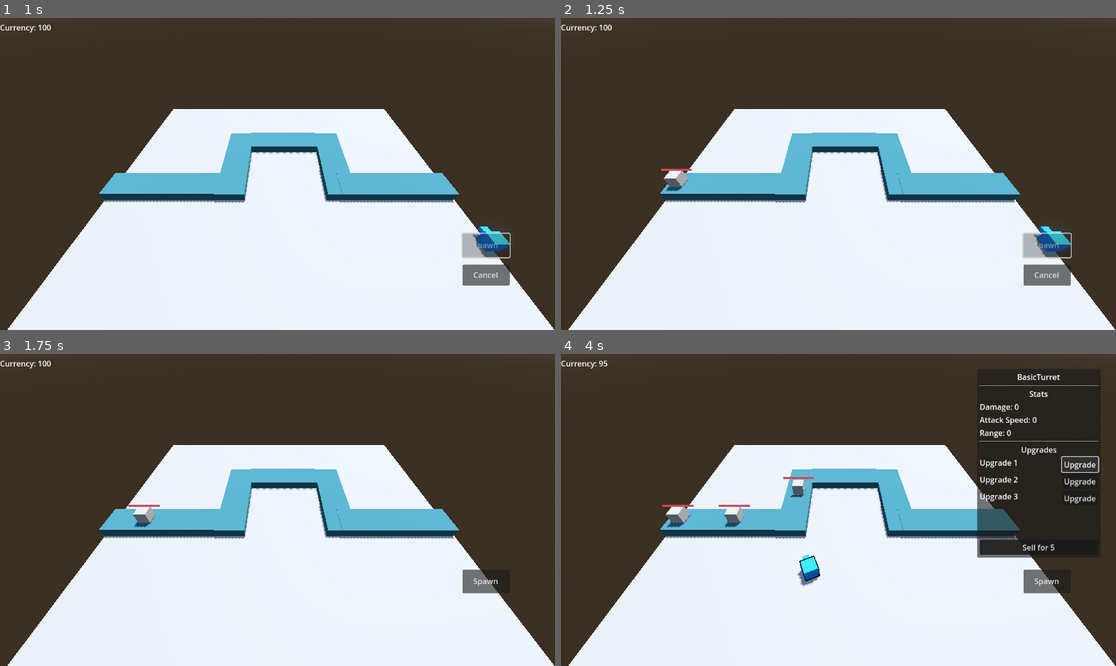
Above: before the commit, frames 1-4 (two rows, left to right).
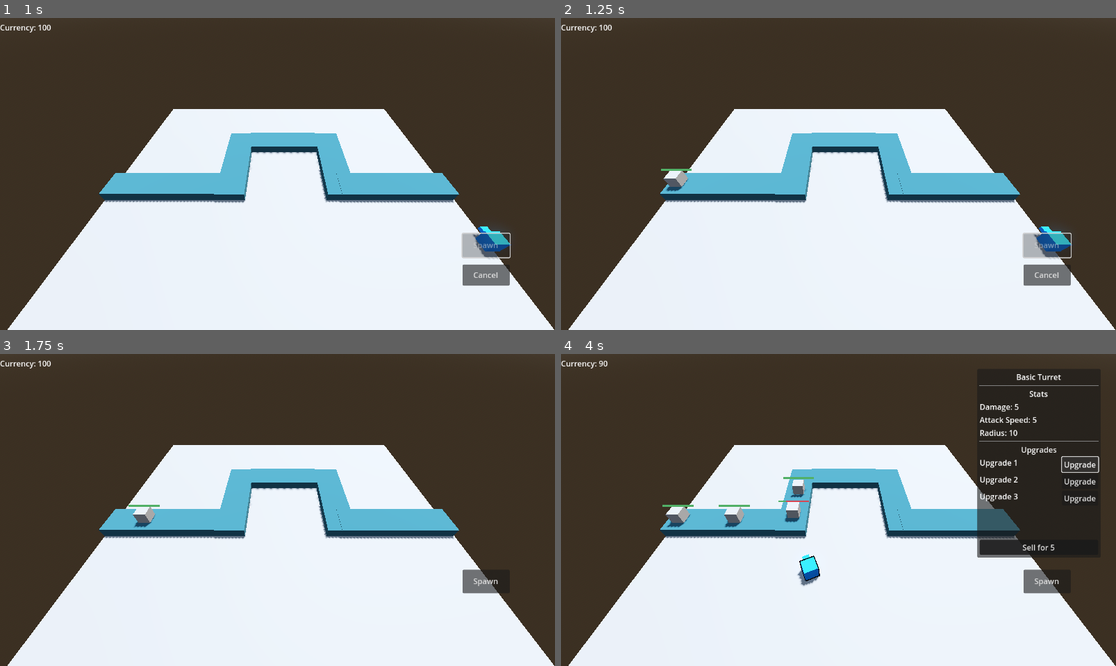
Above: after the commit, the same moments.

Repository: BurnabySouthGameDev/TowerDefence
Game: Godot game, scene res://Scenes/main.tscn
Two runs of this game, one before a commit and one after it. Both use one fixed random seed, a clock stepped at 60 frames per second and the inputs below.
Inputs (mouse positions are in pixels of both pictures, inside the frame that each line leads up to):
- Up to frame 1 (1 s): click "Spawn" at 0.5 s
- Up to frame 2 (1.25 s): no input
- Up to frame 3 (1.75 s): click "Cancel" at 1.25 s
- Up to frame 4 (4 s): click "Spawn" at 2 s; move the mouse to (810, 572) at 2.77 s; click (810, 572) at 2.92 s; click "Upgrade" at 3.5 s

Frame 1 is identical in both runs. In frame 2, less than 0.1% of the frame differs, in the area x 18-24%, y 48-49%; in frame 3, less than 0.1%; in frame 4, 0.5%, in the area x 7-91%, y 2-54%.

Commit message:
Added enemy health & taking damage

Diff:
--- a/Resources/Towers/basic_turret.tres
+++ b/Resources/Towers/basic_turret.tres
@@ -8,6 +8,7 @@
 damage = 5
 attack_speed = 0
 radius = 5
+sell_value = 0
 upgrade_cost = 30
 metadata/_custom_type_script = "uid://dapii7i1tjwtr"
 
@@ -16,13 +17,17 @@
 damage = 10
 attack_speed = 0
 radius = 10
+sell_value = 0
 upgrade_cost = 100
 metadata/_custom_type_script = "uid://dapii7i1tjwtr"
 
 [resource]
 script = ExtResource("1_ej7is")
+tower_name = "Basic Turret"
 base_damage = 5
 base_attack_speed = 5
 base_radius = 10
+base_sell_value = 0
+number_of_upgrades = 0
 upgrades = Array[ExtResource("2_f7vgk")]([SubResource("Resource_tkl0h"), SubResource("Resource_f7vgk")])
 metadata/_custom_type_script = "uid://nf31t0owinb2"
--- a/Scenes/UI/menu.tscn
+++ b/Scenes/UI/menu.tscn
@@ -41,6 +41,7 @@
 autowrap_mode = 0
 
 [node name="Damage" type="RichTextLabel" parent="MarginContainer/VBoxContainer"]
+unique_name_in_owner = true
 layout_mode = 2
 size_flags_horizontal = 2
 bbcode_enabled = true
@@ -50,6 +51,7 @@
 autowrap_mode = 0
 
 [node name="AttackSpeed" type="RichTextLabel" parent="MarginContainer/VBoxContainer"]
+unique_name_in_owner = true
 layout_mode = 2
 size_flags_horizontal = 2
 bbcode_enabled = true
@@ -58,11 +60,12 @@
 scroll_active = false
 autowrap_mode = 0
 
-[node name="Range" type="RichTextLabel" parent="MarginContainer/VBoxContainer"]
+[node name="Radius" type="RichTextLabel" parent="MarginContainer/VBoxContainer"]
+unique_name_in_owner = true
 layout_mode = 2
 size_flags_horizontal = 2
 bbcode_enabled = true
-text = "Range: 0"
+text = "Radius: 0"
 fit_content = true
 scroll_active = false
 autowrap_mode = 0
--- a/Scenes/enemy.tscn
+++ b/Scenes/enemy.tscn
@@ -27,9 +27,9 @@
 [node name="CollisionShape3D" type="CollisionShape3D" parent="enemy"]
 shape = SubResource("BoxShape3D_hghv2")
 
-[node name="Node3D" type="Node3D" parent="enemy"]
+[node name="HealthBar" type="Node3D" parent="enemy"]
 
-[node name="ProgressBar" type="ProgressBar" parent="enemy/Node3D"]
+[node name="ProgressBar" type="ProgressBar" parent="enemy/HealthBar"]
 anchors_preset = -1
 anchor_top = -0.00617284
 anchor_right = 0.0555556
@@ -37,6 +37,7 @@
 theme_override_styles/fill = SubResource("StyleBoxFlat_afpow")
 max_value = 20.0
 step = 1.0
+value = 20.0
 show_percentage = false
 script = ExtResource("2_1f0kj")
 metadata/_edit_use_anchors_ = true
--- a/Scenes/turrets/list/basic_turret.tscn
+++ b/Scenes/turrets/list/basic_turret.tscn
@@ -1,6 +1,7 @@
-[gd_scene load_steps=8 format=3 uid="uid://ld73oby6g67"]
+[gd_scene load_steps=9 format=3 uid="uid://ld73oby6g67"]
 
 [ext_resource type="Script" uid="uid://ghb85u66ywux" path="res://Scripts/turrets/basic_turret.gd" id="1_mpsi8"]
+[ext_resource type="Resource" uid="uid://c0c22g0dy87a1" path="res://Resources/Towers/basic_turret.tres" id="2_2qt4d"]
 [ext_resource type="PackedScene" uid="uid://cw7yg6e0jmot0" path="res://Scenes/Turrets/radar.tscn" id="2_syr1r"]
 [ext_resource type="Script" uid="uid://c05b2u3qourdf" path="res://Scripts/turrets/select.gd" id="3_2qt4d"]
 
@@ -18,6 +19,7 @@
 
 [node name="BasicTurret" type="Node3D"]
 script = ExtResource("1_mpsi8")
+resource = ExtResource("2_2qt4d")
 
 [node name="CSGBox3D" type="CSGBox3D" parent="."]
 unique_name_in_owner = true
--- a/Scripts/UI/Menu/menu.gd
+++ b/Scripts/UI/Menu/menu.gd
@@ -11,6 +11,10 @@
 @onready var tower_name: RichTextLabel = %TowerName
 @onready var sell_button: Button = %SellButton
 @onready var currency_label: Label = $"../CurrencyDisplay/CurrencyLabel"
+@onready var damage: RichTextLabel = %Damage
+@onready var attack_speed: RichTextLabel = %AttackSpeed
+@onready var radius: RichTextLabel = %Radius
+
 
 
 func _ready() -> void:
@@ -23,7 +27,7 @@
 
 	else:
 		show()
-		tower_name.text = "[center]" + tower.name
+		_load_values(tower.resource)
 		menu_sell_value = tower.sell_value
 
 
@@ -32,3 +36,11 @@
 	Global.placed_turrets.erase(Global.selected_tower)
 	Global.selected_tower.queue_free()
 	hide()
+
+func _load_values(res:TowerResource) -> void: #not sure how to fit for upgrades
+	if res.number_of_upgrades == 0:
+		tower_name.text = "[center]" + res.tower_name
+		menu_sell_value = res.base_sell_value
+		damage.text = "Damage: " + str(res.base_damage)
+		attack_speed.text = "Attack Speed: " + str(res.base_attack_speed)
+		radius.text = "Radius: " + str(res.base_radius)
--- a/Scripts/enemy.gd
+++ b/Scripts/enemy.gd
@@ -1,9 +1,22 @@
 extends PathFollow3D
 
 var path: Array[Vector3i]
+@onready var progress_bar: ProgressBar = $enemy/HealthBar/ProgressBar
+
 
 @export var speed: float = 0.5
-@export var health: int = 20
+@export var health: int = 20:
+	set(value):
+		if health == value:
+			return
+
+		health = value
+
+		if health <= 0:
+			queue_free()
+			return
+
+		progress_bar.value = health
 
 func _ready() -> void:
 	#Enemy will move to each of these points from top to bottom
@@ -23,3 +36,6 @@
 		currency_label.subtract(50)
 		print("ememy reach the end of the path")
 		queue_free()
+
+func take_damage(amount: int) -> void:
+	health -= amount
--- a/Scripts/turrets/basic_turret.gd
+++ b/Scripts/turrets/basic_turret.gd
@@ -22,6 +22,7 @@
 		else:
 			csg_box_3d.material.next_pass.shader = null
 			Global.selected_tower = null
+@export var resource: TowerResource
 
 @onready var radar: Radar = $"Radar"
 @onready var reload_timer: Timer = $"ReloadTimer"
@@ -54,10 +55,12 @@
 	target_pos.y = global_position.y  # Flatten Y to prevent pitch/roll
 	look_at(target_pos, Vector3.UP)
 
-	if randf() < (1.0 / 5.0):
-		var currency_label = get_tree().root.get_node("Main/GameUI/CurrencyDisplay/CurrencyLabel")
-		currency_label.add(5)
-		target.queue_free()
+	#if randf() < (1.0 / 5.0):
+		#var currency_label = get_tree().root.get_node("Main/GameUI/CurrencyDisplay/CurrencyLabel")
+		#currency_label.add(5)
+		#target.queue_free()
+
+	target.get_parent().take_damage(resource.base_damage) #temp solution
 
 func change_color(color:Color) -> void:
 	if csg_box_3d.material == null:
--- a/Scripts/turrets/tower_res.gd
+++ b/Scripts/turrets/tower_res.gd
@@ -2,7 +2,12 @@
 class_name TowerResource
 
 @export_group("General")
+@export var tower_name: String
 @export var base_damage: int
 @export var base_attack_speed: int
 @export var base_radius: int
+@export var base_sell_value: int
+
+@export_group("Upgrades")
+@export var number_of_upgrades: int
 @export var upgrades: Array[UpgradeResource] = []
--- a/Scripts/turrets/upgrade_res.gd
+++ b/Scripts/turrets/upgrade_res.gd
@@ -4,4 +4,5 @@
 @export var damage: int
 @export var attack_speed: int
 @export var radius: int
+@export var sell_value: int
 @export var upgrade_cost: int
